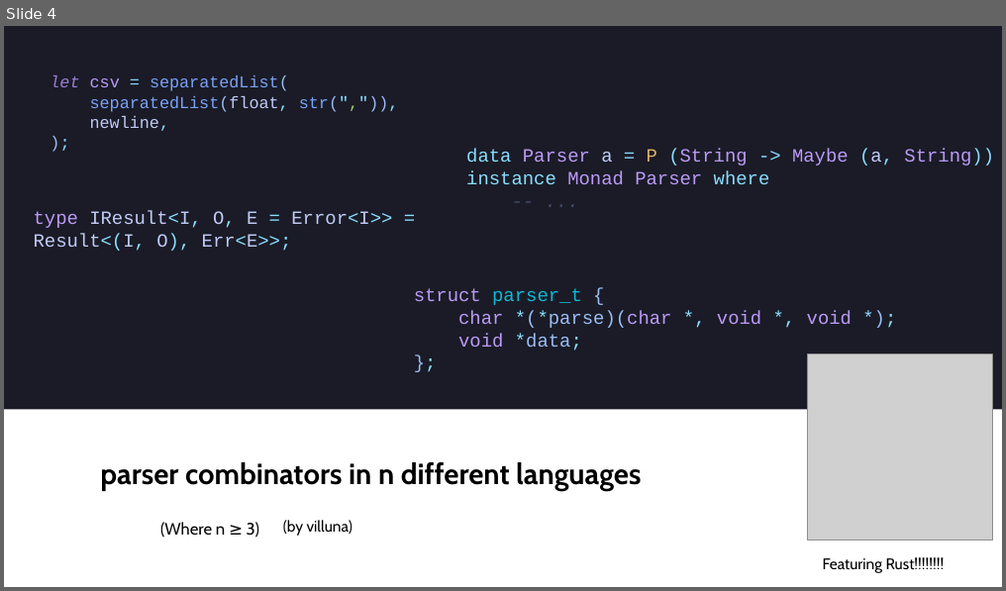
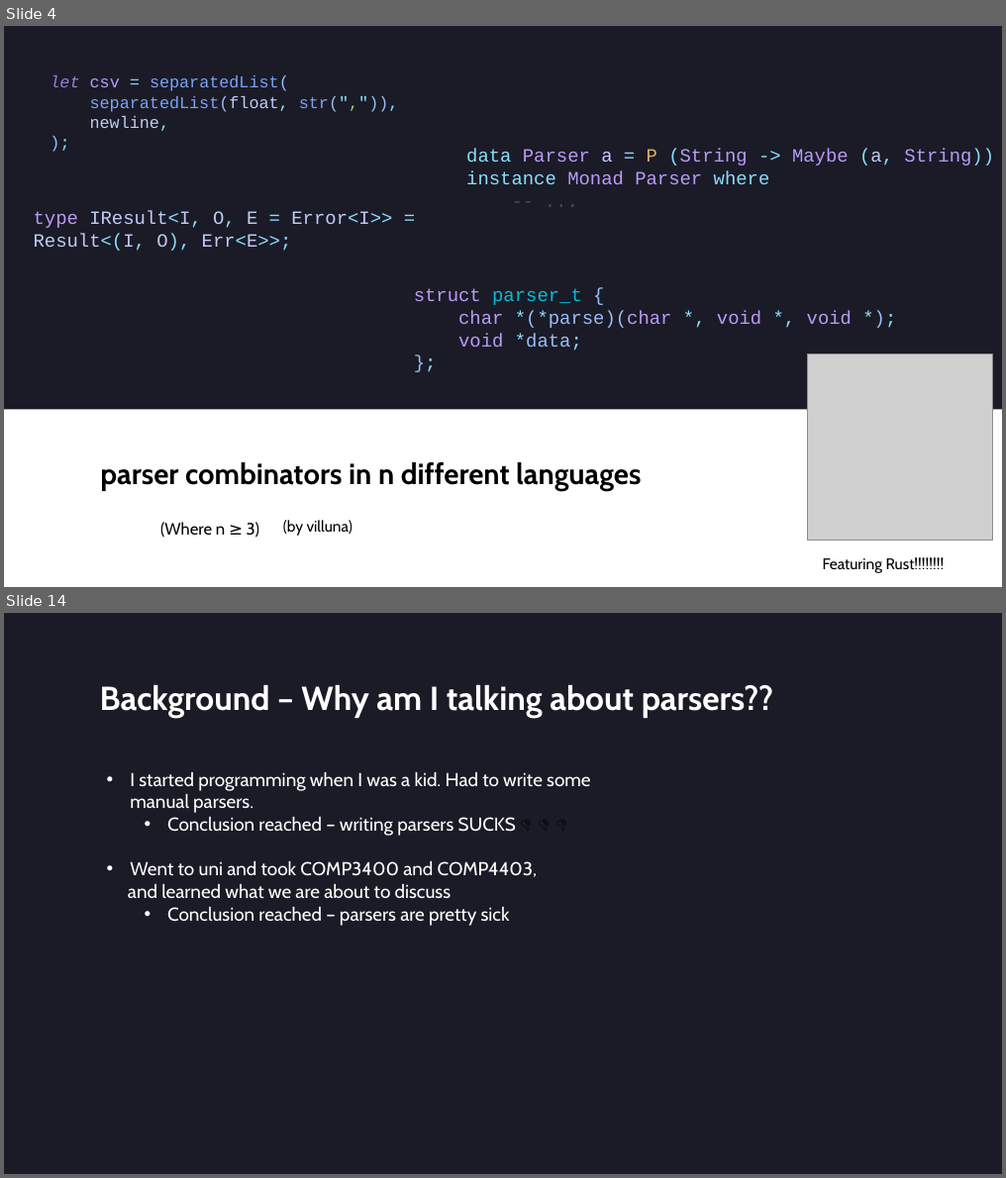
Before and after one commit to villuna/parsers-talk, a slide deck: presentation/presentation.pptx. Shown one above the other, each under a label of ours: slide 4 before the commit, slides 4 and 14 after it; the slides between them are not shown. The pictures are 1006x591 and 1006x1178 pixels, drawn with LibreOffice and Linux fonts; fonts in the diff are those of the drawing; grey boxes stand for pictures. Boxes give left, top, right and bottom in pixels: in the first picture for what was removed or moved away, otherwise in the second. Text is boxed around its words. In the diff, an @@ line names an element or a change of style, - is before the commit and + after.

```diff
--- a/presentation/presentation.pptx
+++ b/presentation/presentation.pptx
@@ slide 14 added at [4,613,1002,1174], background #1A1B26 @@
@@ title added at [100,684,774,718], 32 pt, text #FFFFFF, bold @@
+Background – Why am I talking about parsers??
@@ text added at [128,772,590,926], 18 pt, text #FFFFFF @@
+• I started programming when I was a kid. Had to write some manual parsers.
+  • Conclusion reached – writing parsers SUCKS 👎 👎 👎
+• Went to uni and took COMP3400 and COMP4403,
+and learned what we are about to discuss
+  • Conclusion reached – parsers are pretty sick
```
Also in this commit, not shown: 3 other slides changed, 27 other slides added, 1 slide removed, 6 other files.
